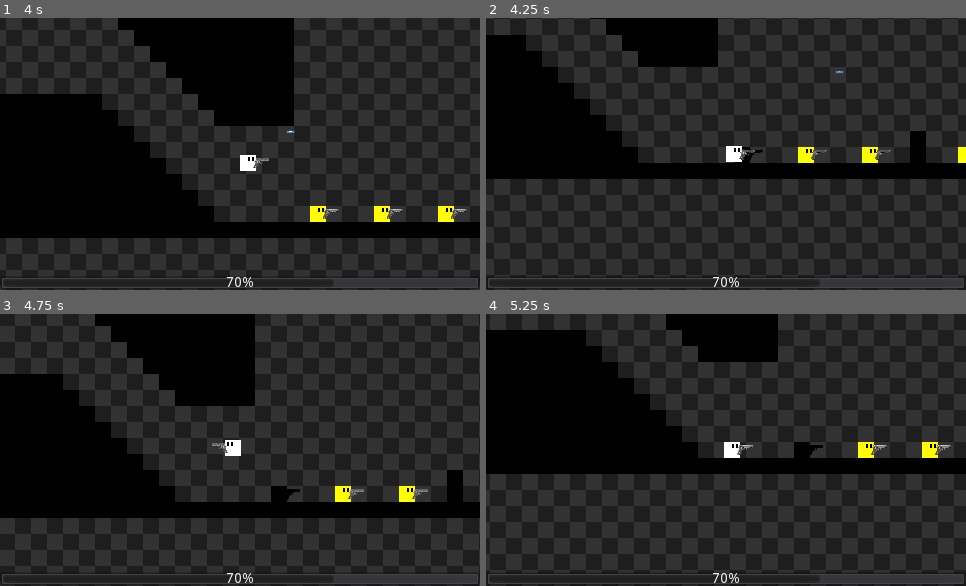
Above: before the commit, frames 1-4 (two rows, left to right).
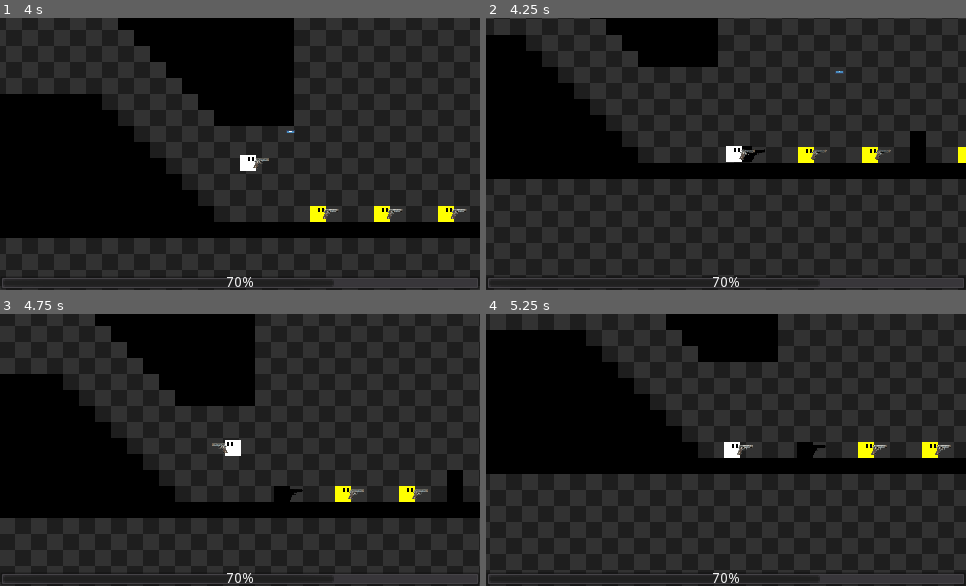
Above: after the commit, the same moments.

Repository: POtOSoftware/Project-Poop-Shit
Game: Godot game, scene res://Levels/dev.tscn
The game is run twice, just before and just after one commit, with the same random seed, the same clock (stepped at 60 frames per second) and the same inputs. The engine's default icon, where the game draws it, is replaced by a stand-in: a white triangle on a blue panel in a dark square.
Inputs:
- Up to frame 1 (4 s): tap Enter at 0.5 s; hold Ctrl (fire) 0.53-1.28 s; hold Right (move_right) 0.53-2.03 s; tap Up (jump) at 0.77, 1.52, 3.02, 3.77 s; tap Ctrl (fire) at 1.35, 2.85 s; hold Left (move_left) 2.03-2.78 s; hold Ctrl (fire) 2.03-2.78 s; hold Right (move_right) from 2.78 s (still down); hold Ctrl (fire) from 3.53 s (still down)
- Up to frame 2 (4.25 s): keep holding Right (move_right); keep holding Ctrl (fire)
- Up to frame 3 (4.75 s): release Right (move_right) at 4.28 s; release Ctrl (fire) at 4.28 s; hold Left (move_left) from 4.28 s (still down); tap Ctrl (fire) at 4.35 s; tap Up (jump) at 4.52 s
- Up to frame 4 (5.25 s): release Left (move_left) at 5.03 s; hold Right (move_right) from 5.03 s (still down); hold Ctrl (fire) from 5.03 s (still down)

Frame 1 is identical in both runs. In frame 2, less than 0.1% of the frame differs, in the area x 51-59%, y 47-54%; in frame 3, less than 0.1%, in the area x 56-64%, y 63-70%; in frame 4, less than 0.1%.

Commit message:
enemies shouldve had a larger range anyways

Diff:
--- a/Enemies/YellowGuy.tscn
+++ b/Enemies/YellowGuy.tscn
@@ -28,7 +28,7 @@
 [node name="DetectionRay" type="RayCast2D" parent="Flippable"]
 position = Vector2( 13, 0 )
 enabled = true
-cast_to = Vector2( 43, 0 )
+cast_to = Vector2( 99, 0 )
 
 [node name="ObstacleRay" type="RayCast2D" parent="Flippable"]
 position = Vector2( 0, -32 )
@@ -41,7 +41,7 @@
 [node name="PlayerDetection" type="Area2D" parent="Flippable"]
 
 [node name="CollisionShape2D" type="CollisionShape2D" parent="Flippable/PlayerDetection"]
-position = Vector2( 88, 0 )
+position = Vector2( 80, 0 )
 shape = SubResource( 2 )
 
 [node name="SearchTime" type="Timer" parent="." groups=["timers"]]
